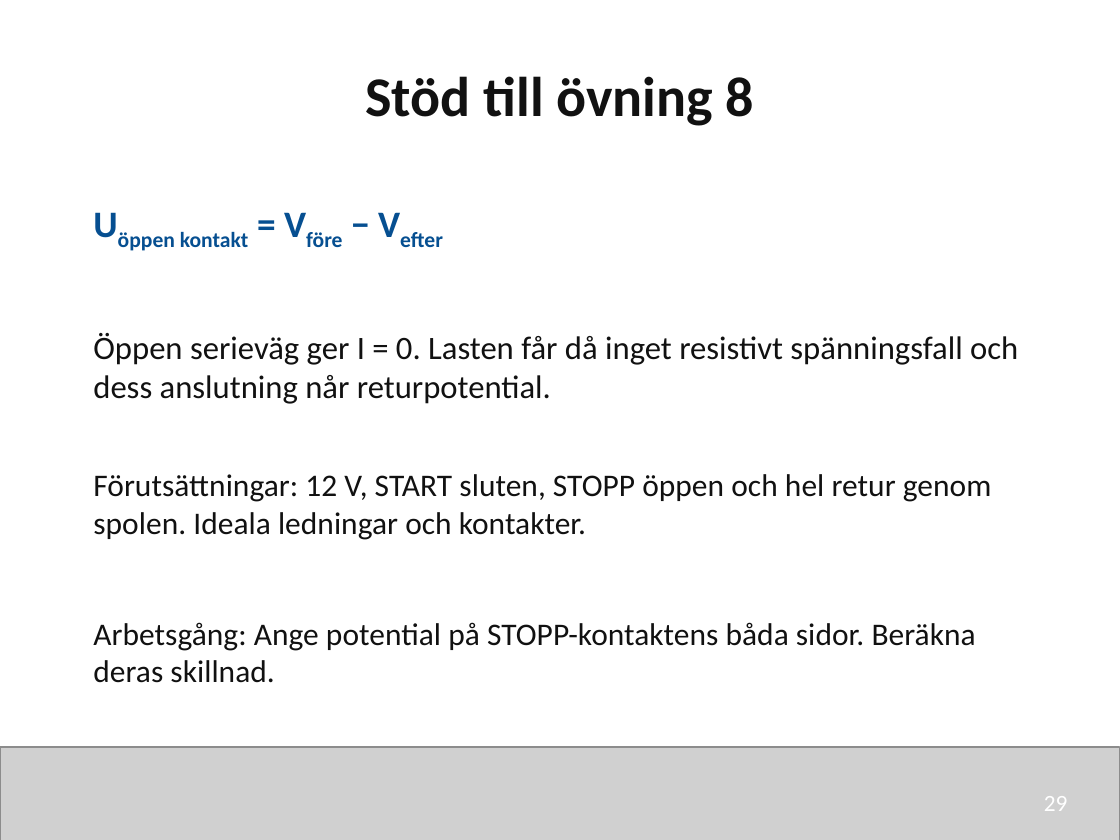
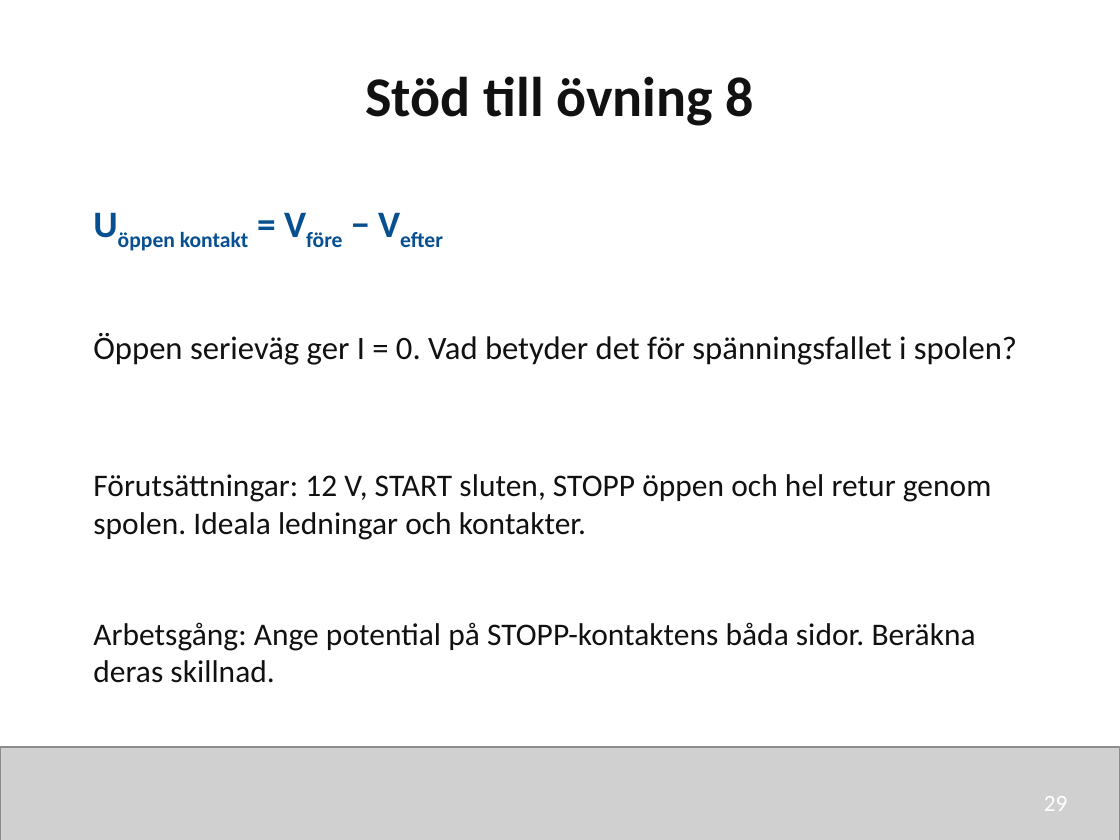
Before and after one commit to nj22az/nj22az.github.io, a slide deck: slide 29 of sjoskolan/vecka-43/aktuell/v43_03_Elscheman_och_dokumentation_elev.pptx. Drawn at 1120x840 pixels with LibreOffice and Linux fonts; fonts in the diff are those of the drawing; grey boxes stand for pictures. Boxes give left, top, right and bottom in pixels: in the first picture for what was removed or moved away, otherwise in the second. Text is boxed around its words. In the diff, an @@ line names an element or a change of style, - is before the commit and + after.

```diff
--- a/sjoskolan/vecka-43/aktuell/v43_03_Elscheman_och_dokumentation_elev.pptx
+++ b/sjoskolan/vecka-43/aktuell/v43_03_Elscheman_och_dokumentation_elev.pptx
@@ text at (93,333,1017,365): text changed @@
-Öppen serieväg ger I = 0. Lasten får då inget resistivt spänningsfall och dess anslutning når returpotential.
+Öppen serieväg ger I = 0. Vad betyder det för spänningsfallet i spolen?
```
Also in this commit, not shown: 5 other slides changed, 13 other files.
